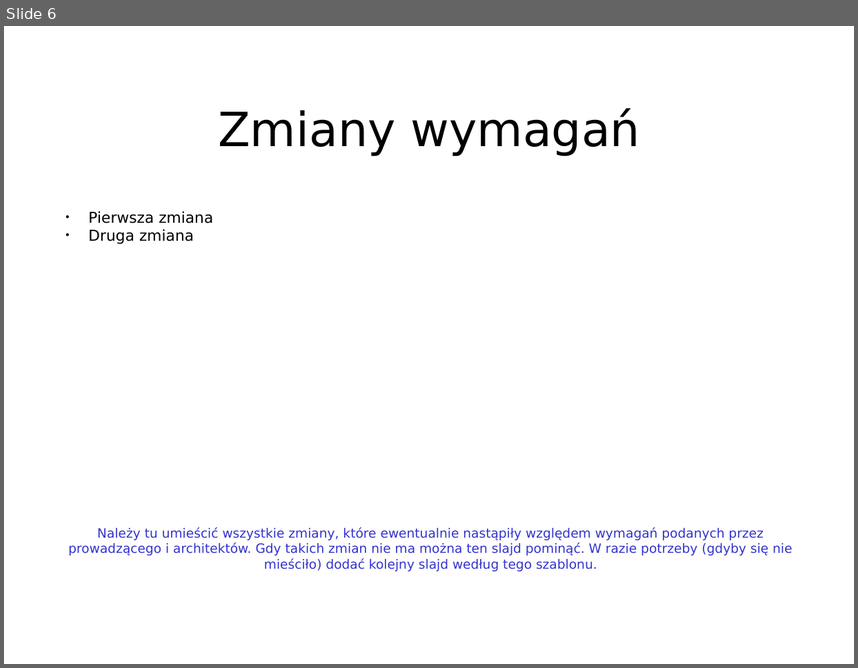
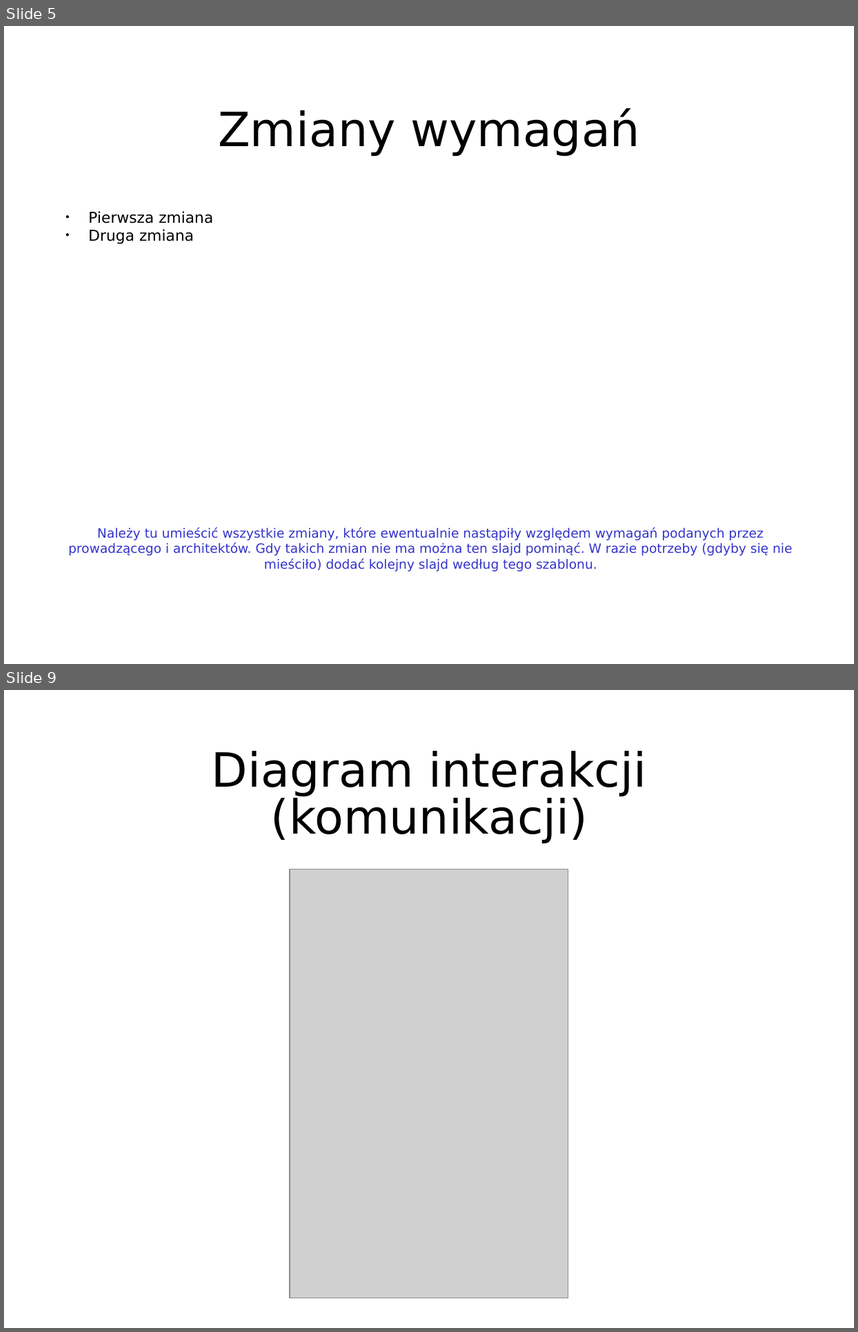
Before and after one commit to Informatyka-Stosowana-Chopy/Inzynieria-oprogramowania, a slide deck: front-end/front-end_prez.ppt. Shown one above the other, each under a label of ours: slide 6 before the commit, slides 5 and 9 after it; the slides between them are not shown. The pictures are 858x668 and 858x1332 pixels, drawn with LibreOffice and Linux fonts; fonts in the diff are those of the drawing; grey boxes stand for pictures. Boxes give left, top, right and bottom in pixels: in the first picture for what was removed or moved away, otherwise in the second. Text is boxed around its words. In the diff, an @@ line names an element or a change of style, - is before the commit and + after.

```diff
--- a/front-end/front-end_prez.ppt
+++ b/front-end/front-end_prez.ppt
@@ slide 9 added at (4,690,854,1328), background #FFFFFF @@
@@ title added at (212,751,647,843), 44 pt, text #000000 @@
+Diagram interakcji (komunikacji)
@@ picture added at (290,869,568,1298) @@
@@ what was slide 6 is now slide 5 @@
```
Also in this commit, not shown: 7 slides changed, 3 other slides added, 5 slides removed.
